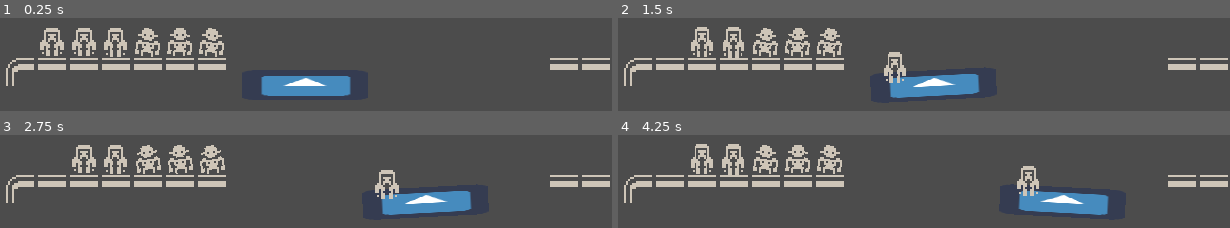
Above: before the commit, frames 1-4 (two rows, left to right).
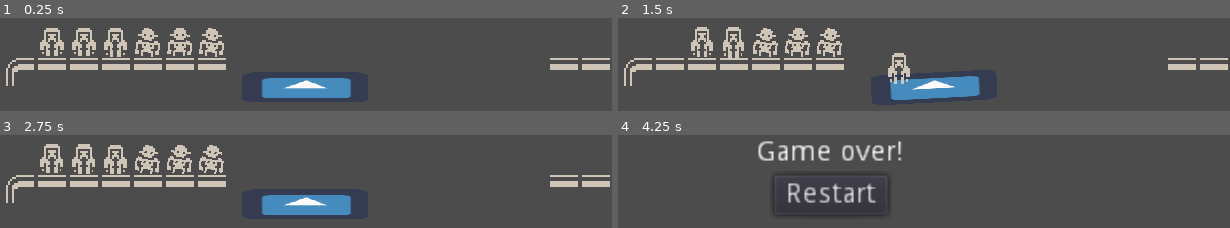
Above: after the commit, the same moments.

Repository: jozsefgorcs/godot_cannibals_in_a_boat
Game: Godot game, scene res://Game.tscn
Two runs of this game, one before a commit and one after it. Both use one fixed random seed, a clock stepped at 60 frames per second and the inputs below. The engine's default icon, where the game draws it, is replaced by a stand-in: a white triangle on a blue panel in a dark square.
Inputs (mouse positions are in pixels of both pictures, inside the frame that each line leads up to):
- Up to frame 1 (0.25 s): no input
- Up to frame 2 (1.5 s): move the mouse to (673, 40) at 0.52 s; tap Space (boat_go) at 0.6, 1.35 s; click (673, 40) at 0.67 s; move the mouse to (703, 40) at 1.27 s; click (703, 40) at 1.42 s
- Up to frame 3 (2.75 s): click (214, 195) at 2 s, where only the run after the commit has a clickable "Restart"
- Up to frame 4 (4.25 s): move the mouse to (734, 157) at 2.77 s; tap Space (boat_go) at 2.85, 3.6 s; click (734, 157) at 2.92 s; move the mouse to (764, 158) at 3.52 s; click (764, 158) at 3.67 s

The runs differ from the first frame. In frame 1, 1.2% of the frame differs, in the area x 42-58%, y 62-87%; in frame 2, 1.9%; in frame 3, 8.9%; in frame 4, 14%, in the area x 0-100%, y 6-88%.

Commit message:
Fix caracter detection

Diff:
--- a/Boat.tscn
+++ b/Boat.tscn
@@ -1,34 +1,19 @@
-[gd_scene load_steps=5 format=2]
+[gd_scene load_steps=4 format=2]
 
 [ext_resource path="res://icon.png" type="Texture" id=1]
 [ext_resource path="res://Boat.gd" type="Script" id=2]
-
-[sub_resource type="RectangleShape2D" id=1]
-extents = Vector2( 30.3151, 4.72978 )
-
-[sub_resource type="RectangleShape2D" id=2]
-extents = Vector2( 9.75, 2.625 )
+[ext_resource path="res://Spawnplace.tscn" type="PackedScene" id=3]
 
 [node name="Boat" type="Area2D"]
 script = ExtResource( 2 )
 
 [node name="Sprite" type="Sprite" parent="."]
-position = Vector2( -0.529732, 1.72163 )
+position = Vector2( -0.293763, 2.90148 )
 scale = Vector2( 0.983446, 0.234373 )
 texture = ExtResource( 1 )
 
-[node name="CollisionShape2D" type="CollisionShape2D" parent="."]
-shape = SubResource( 1 )
+[node name="Seat1" parent="." instance=ExtResource( 3 )]
+position = Vector2( -16.5178, -7.55099 )
 
-[node name="Seat1" type="Area2D" parent="."]
-position = Vector2( -18.625, -8 )
-
-[node name="CollisionShape2D" type="CollisionShape2D" parent="Seat1"]
-position = Vector2( 0.375, 0.125 )
-shape = SubResource( 2 )
-
-[node name="Seat2" type="Area2D" parent="."]
-position = Vector2( 14.75, -8.5 )
-
-[node name="CollisionShape2D" type="CollisionShape2D" parent="Seat2"]
-shape = SubResource( 2 )
+[node name="Seat2" parent="." instance=ExtResource( 3 )]
+position = Vector2( 14.6301, -7.31503 )
--- a/CollisionOverlapChecker.gd
+++ /dev/null
@@ -1,26 +0,0 @@
-extends Area2D
-
-var checking_is_active= true
-
-signal game_over()
-
-func _on_Timer_timeout():
-	if(!checking_is_active):
-		return
-	var array_of_bodies = get_overlapping_bodies()
-	var priestCount = 0
-	var cannibalCount = 0
-	for body in array_of_bodies:
-		if(body.get_collision_layer()==1):
-			priestCount +=1
-		elif(body.get_collision_layer()==2):
-			cannibalCount+=1
-	if(cannibalCount>priestCount && priestCount>0 ):
-		print("attack!!!")
-		emit_signal("game_over")
-
-func start_checking():
-	checking_is_active = true
-
-func stop_checking():
-	checking_is_active = false
--- a/CollisionOverlapChecker.tscn
+++ /dev/null
@@ -1,18 +0,0 @@
-[gd_scene load_steps=3 format=2]
-
-[ext_resource path="res://CollisionOverlapChecker.gd" type="Script" id=1]
-
-[sub_resource type="RectangleShape2D" id=1]
-extents = Vector2( 93, 17 )
-
-[node name="CollisionOverlapChecker" type="Area2D"]
-script = ExtResource( 1 )
-
-[node name="CollisionShape2D" type="CollisionShape2D" parent="."]
-position = Vector2( 0.5, 0.5 )
-shape = SubResource( 1 )
-
-[node name="Timer" type="Timer" parent="."]
-autostart = true
-
-[connection signal="timeout" from="Timer" to="." method="_on_Timer_timeout"]
--- a/Game.tscn
+++ b/Game.tscn
@@ -1,9 +1,8 @@
-[gd_scene load_steps=12 format=2]
+[gd_scene load_steps=11 format=2]
 
 [ext_resource path="res://Priest.tscn" type="PackedScene" id=1]
 [ext_resource path="res://Tiles/colored_transparent_packed.png" type="Texture" id=2]
 [ext_resource path="res://Cannibal.tscn" type="PackedScene" id=3]
-[ext_resource path="res://CollisionOverlapChecker.tscn" type="PackedScene" id=4]
 [ext_resource path="res://Boat.tscn" type="PackedScene" id=5]
 [ext_resource path="res://Tiles/waterTop_low.png" type="Texture" id=6]
 [ext_resource path="res://Spawnplace.tscn" type="PackedScene" id=7]
@@ -183,12 +182,6 @@
 format = 1
 tile_data = PoolIntArray( 655366, 3, 0, 655367, 2, 0, 655368, 2, 0, 655369, 2, 0, 655370, 2, 0, 655371, 2, 0, 655372, 2, 0, 655383, 2, 0, 655384, 2, 0, 655385, 2, 0, 655386, 2, 0, 655387, 2, 0, 655388, 2, 0, 655389, 1, 0 )
 
-[node name="CollisionOverlapChecker" parent="." instance=ExtResource( 4 )]
-position = Vector2( 183.28, 144.384 )
-
-[node name="CollisionOverlapChecker2" parent="." instance=ExtResource( 4 )]
-position = Vector2( 413.78, 142.884 )
-
 [node name="Boat" parent="." instance=ExtResource( 5 )]
 position = Vector2( 247.014, 172.834 )
 
@@ -251,8 +244,6 @@
 [node name="Timer" type="Timer" parent="."]
 autostart = true
 
-[connection signal="game_over" from="CollisionOverlapChecker" to="." method="_on_game_over"]
-[connection signal="game_over" from="CollisionOverlapChecker2" to="." method="_on_game_over"]
 [connection signal="boat_operation_finished" from="Boat" to="." method="_on_Boat_boat_operation_finished"]
 [connection signal="animation_finished" from="AnimationPlayer" to="." method="_on_AnimationPlayer_animation_finished"]
 [connection signal="animation_started" from="AnimationPlayer" to="." method="_on_AnimationPlayer_animation_started"]
--- a/GameManager.gd
+++ b/GameManager.gd
@@ -17,8 +17,12 @@
 onready var finishpoint5 = $SpawnPlaces/Spawnplace11
 onready var finishpoint6 = $SpawnPlaces/Spawnplace12
 
+onready var boat_seat1 = $Boat/Seat1
+onready var boat_seat2 = $Boat/Seat2
+
 onready var starterSpawnPoints = [spawnpoint1,spawnpoint2,spawnpoint3,spawnpoint4,spawnpoint5,spawnpoint6]
 onready var finisherSpawnPoints = [finishpoint1,finishpoint2,finishpoint3,finishpoint4,finishpoint5,finishpoint6]
+onready var boat_seats = [boat_seat1, boat_seat2]
 
 onready var boat = $Boat
 
@@ -71,6 +75,15 @@
 	else:
 		return get_a_free_spawn_point_from_array(finisherSpawnPoints)
 
+func collect_characters_in_arrays(array1, array2):
+	var characters = []
+	var concat_array = array1+array2
+	for sp in concat_array:
+		if(sp.is_place_taken()):
+			characters.push_back(sp.get_taken_character().get_collision_layer())
+	return characters
+
+
 func is_game_finished():
 	return get_a_free_spawn_point_from_array(finisherSpawnPoints) == null
 
@@ -87,7 +100,6 @@
 	boat.get_out(who,get_a_free_spawn_point())
 
 
-
 func _on_Character_wants_to_sit(who):
 	if($AnimationPlayer.is_playing()):
 		return
@@ -95,12 +107,10 @@
 
 
 func _on_AnimationPlayer_animation_finished(anim_name):
-	$CollisionOverlapChecker.start_checking()
 	pass
 
 
 func _on_AnimationPlayer_animation_started(anim_name):
-	$CollisionOverlapChecker.stop_checking()
 	pass # Replace with function body.
 
 
@@ -108,6 +118,29 @@
 	print ("boat operation finished")
 	pass # Replace with function body.
 
+func is_game_over():
+	var left_side=[]
+	var right_side=[]
+	if(is_boat_left_side):
+		left_side = collect_characters_in_arrays(starterSpawnPoints, boat_seats)
+		right_side = collect_characters_in_arrays(finisherSpawnPoints, [])
+	else:
+		right_side = collect_characters_in_arrays(finisherSpawnPoints, boat_seats)
+		left_side = collect_characters_in_arrays(starterSpawnPoints, [])
+
+	return array_has_more_cannibal(left_side) || array_has_more_cannibal(right_side)
+
+
+func array_has_more_cannibal(array):
+	var priest_count = 0
+	var cannibal_count = 0
+	for collision_layer_id in array:
+		if(collision_layer_id==1):
+			priest_count +=1
+		else:
+			cannibal_count +=1
+
+	return priest_count>0 && cannibal_count>priest_count
 
 
 
@@ -115,8 +148,9 @@
 	if(is_game_finished()):
 		get_tree().change_scene("res://GameFinished.tscn")
 		$Timer.stop()
-		$CollisionOverlapChecker/Timer.stop()
-		$CollisionOverlapChecker2/Timer.stop()
+	if(is_game_over()):
+		get_tree().change_scene("res://GameOver.tscn")
+		$Timer.stop()
 	else:
 		print("game not yet finished")
 
@@ -124,6 +158,4 @@
 func _on_game_over():
 
 	$Timer.stop()
-	$CollisionOverlapChecker/Timer.stop()
-	$CollisionOverlapChecker2/Timer.stop()
 	get_tree().change_scene("res://GameOver.tscn")
--- a/GameOver.tscn
+++ b/GameOver.tscn
@@ -2,7 +2,7 @@
 
 [ext_resource path="res://GameOver.gd" type="Script" id=1]
 
-[node name="GameOver" type="Control"]
+[node name="GameOver2" type="Control"]
 anchor_right = 1.0
 anchor_bottom = 1.0
 script = ExtResource( 1 )
--- a/Spawnplace.gd
+++ b/Spawnplace.gd
@@ -9,3 +9,9 @@
 func is_place_taken():
 	var a = get_overlapping_bodies()
 	return (a.size()>0)
+
+func get_taken_character():
+	var a = get_overlapping_bodies()
+	if (a.size()>0):
+		return a[0]
+	return null
